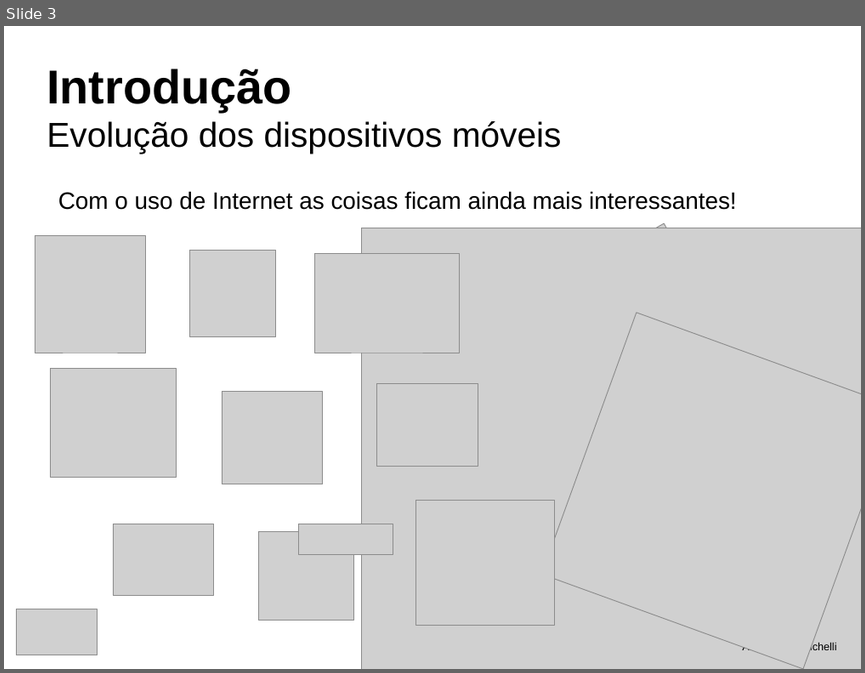
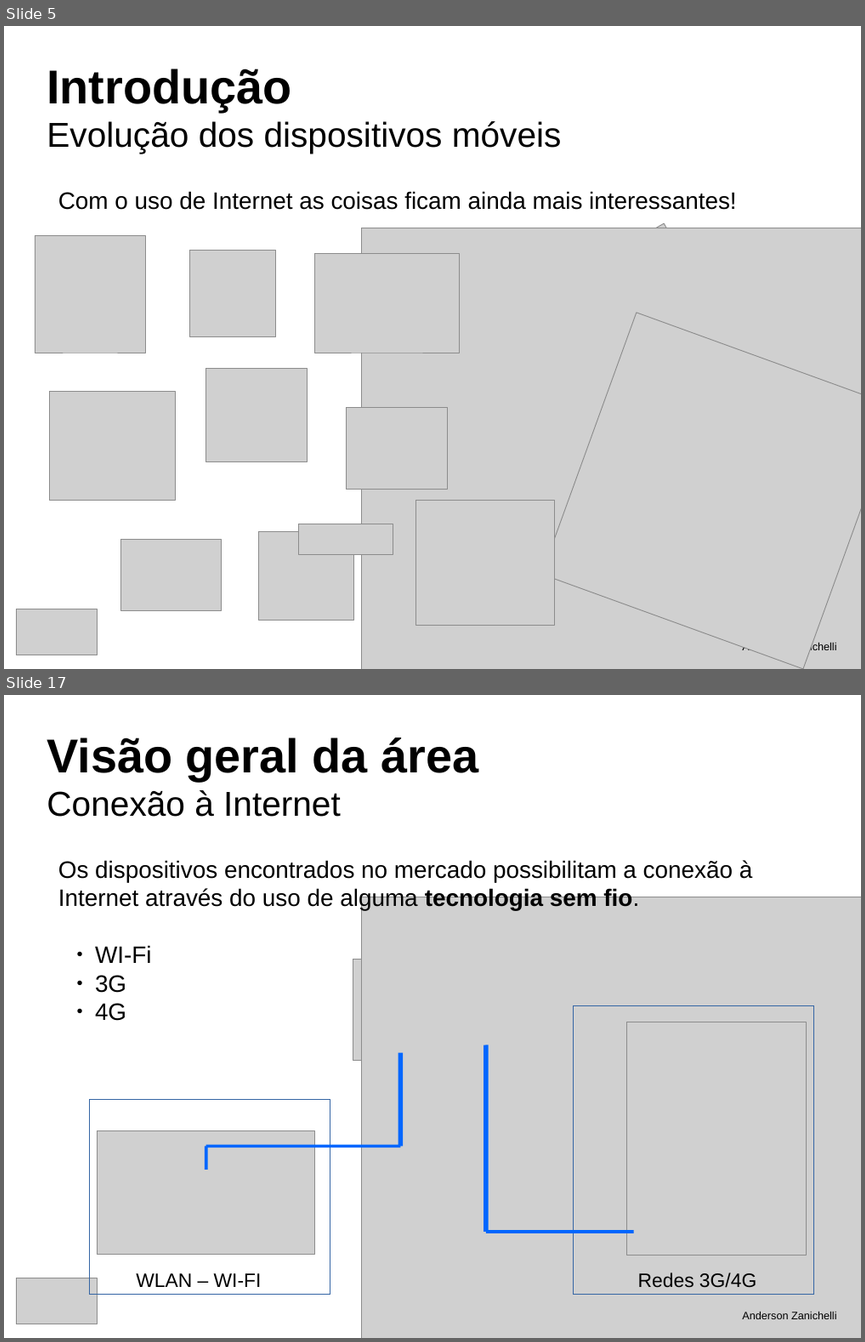
Before and after one commit to andersonzanichelli/tcc-informatica, a slide deck: defesa.odp. Shown one above the other, each under a label of ours: slide 3 before the commit, slides 5 and 17 after it; the slides between them are not shown. The pictures are 865x673 and 865x1342 pixels, drawn with LibreOffice and Linux fonts; fonts in the diff are those of the drawing; grey boxes stand for pictures. Boxes give left, top, right and bottom in pixels: in the first picture for what was removed or moved away, otherwise in the second. Text is boxed around its words. In the diff, an @@ line names an element or a change of style, - is before the commit and + after.

```diff
--- a/defesa.odp
+++ b/defesa.odp
@@ slide 17 added at (x1=4, y1=695, x2=861, y2=1338), background #FFFFFF @@
@@ title added at (x1=46, y1=737, x2=478, y2=817), 44 pt, text #000000, bold @@
+Visão geral da área
+Conexão à Internet
@@ text added at (x1=58, y1=860, x2=753, y2=1021), 22 pt, text #000000 @@
+Os dispositivos encontrados no mercado possibilitam a conexão à
+Internet através do uso de alguma tecnologia sem fio.
+  ● WI-Fi
+  ● 3G
+  ● 4G
@@ picture added at (x1=362, y1=897, x2=861, y2=1338) @@
@@ picture added at (x1=353, y1=959, x2=540, y2=1061) @@
@@ rectangle added at (x1=574, y1=1006, x2=814, y2=1293), outline #3465A4 0 pt @@
@@ picture added at (x1=627, y1=1021, x2=806, y2=1255) @@
@@ line added from (486, 1045) to (486, 1231), #0066FF 4.31 pt @@
@@ line added from (400, 1053) to (400, 1146), #0066FF 4.31 pt @@
@@ rectangle added at (x1=90, y1=1100, x2=330, y2=1293), outline #3465A4 0 pt @@
@@ picture added at (x1=98, y1=1130, x2=315, y2=1254) @@
@@ line added from (400, 1146) to (206, 1146), #0066FF 2.89 pt @@
@@ line added from (206, 1146) to (206, 1169), #0066FF 2.89 pt @@
@@ line added from (634, 1231) to (486, 1231), #0066FF 2.89 pt @@
@@ picture added at (x1=17, y1=1278, x2=98, y2=1324) @@
@@ text added at (x1=136, y1=1273, x2=262, y2=1287), 18 pt, text #000000 @@
+WLAN – WI-FI
@@ text added at (x1=638, y1=1272, x2=756, y2=1287), 18 pt, text #000000 @@
+Redes 3G/4G
@@ text added at (x1=742, y1=1310, x2=836, y2=1319), 10 pt, text #000000 @@
+Anderson Zanichelli
@@ what was slide 3 is now slide 5 @@
@@ slide 5 changed as well @@
@@ picture moved from (x1=222, y1=392, x2=323, y2=484) to (x1=206, y1=369, x2=307, y2=461) @@
@@ picture moved from (x1=51, y1=368, x2=176, y2=477) to (x1=50, y1=392, x2=175, y2=500) @@
@@ picture moved from (x1=377, y1=384, x2=478, y2=466) to (x1=346, y1=407, x2=447, y2=489) @@
@@ picture moved from (x1=113, y1=523, x2=214, y2=596) to (x1=120, y1=539, x2=222, y2=611) @@
```
Also in this commit, not shown: 1 other slide changed, 18 other slides added, 24 other files.
